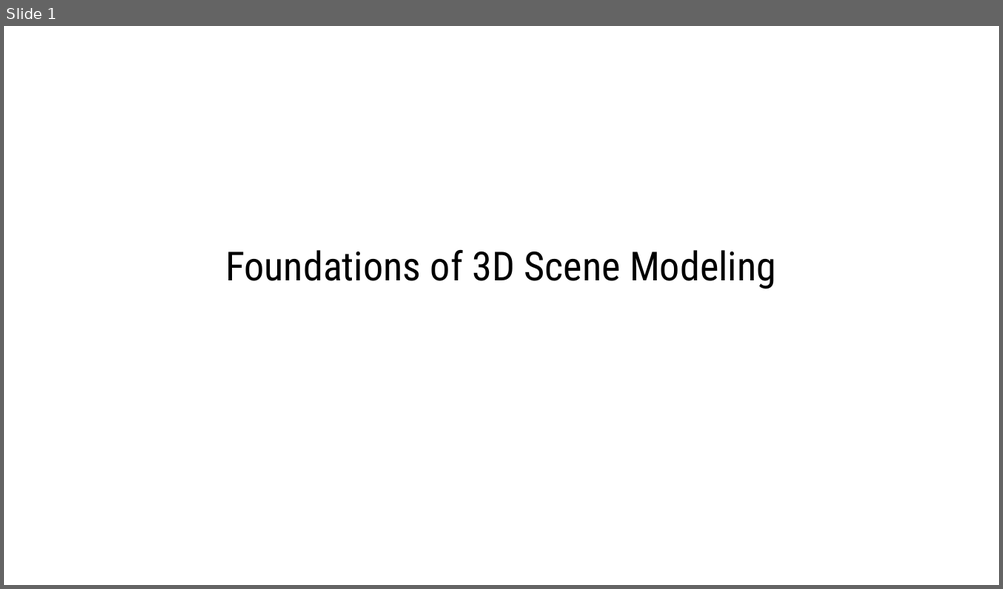
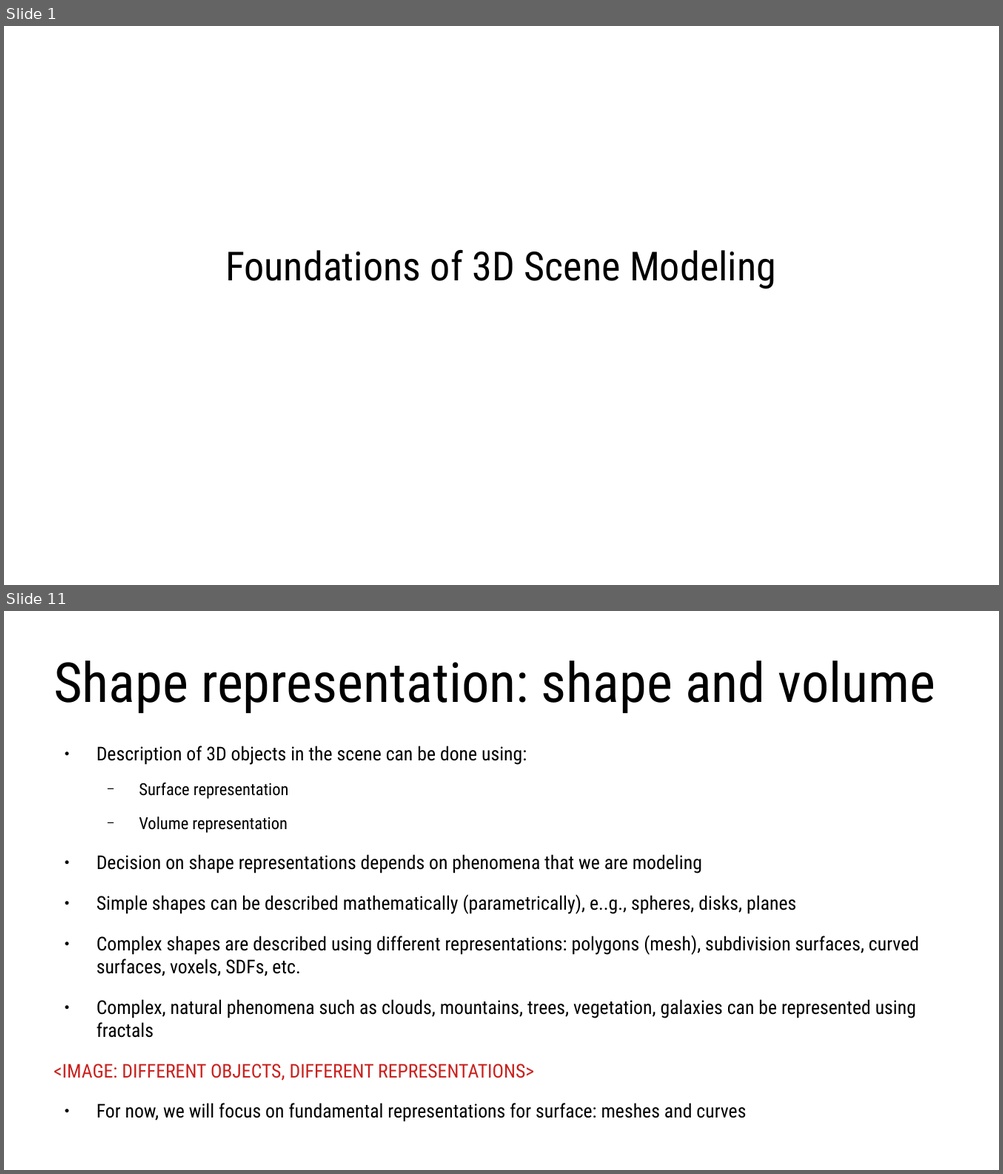
Before and after one commit to lorentzo/IntroductionToComputerGraphics, a slide deck: lectures/3_foundations_3d_scene/3_1_introduction_3d_scene.odp. Shown one above the other, each under a label of ours: slide 1 before the commit, slides 1 and 11 after it; the slides between them are not shown. The pictures are 1003x589 and 1003x1174 pixels, drawn with LibreOffice and Linux fonts; fonts in the diff are those of the drawing. Boxes give left, top, right and bottom in pixels: in the first picture for what was removed or moved away, otherwise in the second. Text is boxed around its words. In the diff, an @@ line names an element or a change of style, - is before the commit and + after.

Commit message:
3d objects

```diff
--- a/lectures/3_foundations_3d_scene/3_1_introduction_3d_scene.odp
+++ b/lectures/3_foundations_3d_scene/3_1_introduction_3d_scene.odp
@@ slide 11 added at [4, 611, 999, 1170], background #FFFFFF @@
@@ title added at [54, 661, 936, 713], 44 pt, text #000000 @@
+Shape representation: shape and volume
@@ text added at [54, 746, 919, 1122], 15.2 pt, text #000000 @@
+● Description of 3D objects in the scene can be done using:
+  − Surface representation
+  − Volume representation
+● Decision on shape representations depends on phenomena that we are modeling
+● Simple shapes can be described mathematically (parametrically), e..g., spheres, disks, planes
+● Complex shapes are described using different representations: polygons (mesh), subdivision surfaces, curved surfaces, voxels, SDFs, etc.
+● Complex, natural phenomena such as clouds, mountains, trees, vegetation, galaxies can be represented using fractals
+<IMAGE: DIFFERENT OBJECTS, DIFFERENT REPRESENTATIONS>
+● For now, we will focus on fundamental representations for surface: meshes and curves
```
Also in this commit, not shown: 4 slides changed, 32 other slides added, 2 slides removed, 3 other files.
